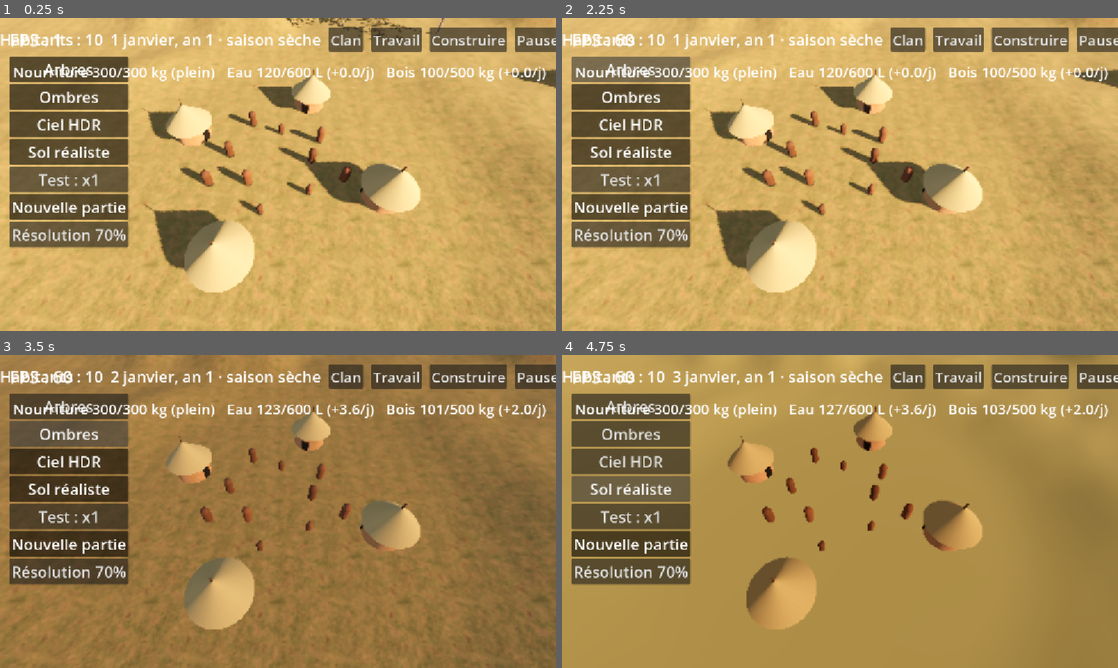
Above: before the commit, frames 1-4 (two rows, left to right).
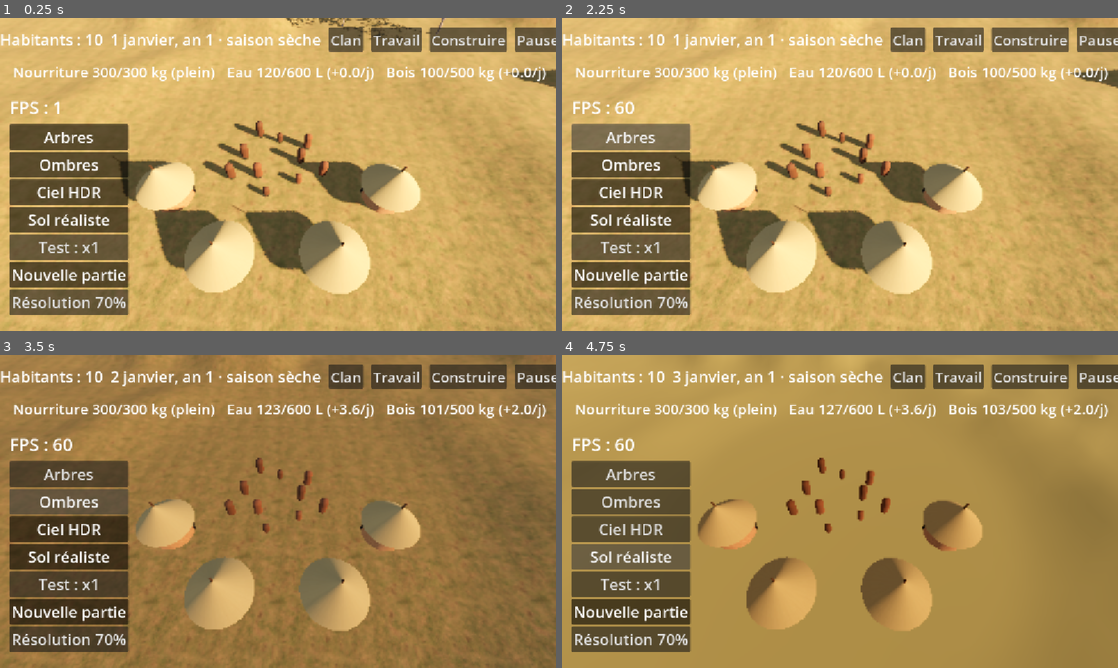
Above: after the commit, the same moments.

Repository: barroapk/faso-kanou
Game: Godot game, scene res://scenes/main.tscn
Same seed, same stepped clock (60 frames per second), same inputs: the game is played once before the commit and once after it. A sky picture missing from this copy of the repository is replaced by a grey-blue gradient.
Inputs:
- Up to frame 1 (0.25 s): no input
- Up to frame 2 (2.25 s): click "Nouvelle partie" at 0.5 s; click "Nouvelle partie" at 1.25 s; click "Arbres" at 2 s
- Up to frame 3 (3.5 s): click "Ombres" at 2.75 s
- Up to frame 4 (4.75 s): click "Ciel HDR" at 3.5 s; click "Sol réaliste" at 4.25 s

The runs differ from the first frame. In frame 1, 22% of the frame differs, in the area x 1-67%, y 5-95%; in frame 2, 23%; in frame 3, 18%; in frame 4, 18%.

Commit message:
Les bâtiments visibles suivent le moteur, chantiers qui montent du sol

Diff:
--- a/scripts/main.gd
+++ b/scripts/main.gd
@@ -22,7 +22,7 @@
     materiau_simple.albedo_color = Color(0.55, 0.5, 0.3)
     _creer_camera()
     var habitants_visibles = preload("res://scripts/monde/habitants_visibles.gd").new(); habitants_visibles.terrain = terrain; add_child(habitants_visibles)
-    _creer_cases(4)
+    var batiments_visibles = preload("res://scripts/monde/batiments_visibles.gd").new(); batiments_visibles.terrain = terrain; add_child(batiments_visibles)
     _creer_vegetation()
     _creer_interface()
     add_child(preload("res://scripts/interface/bandeau.gd").new())
@@ -108,11 +108,11 @@
     var couche := CanvasLayer.new()
     add_child(couche)
     etiquette_fps = Label.new()
-    etiquette_fps.position = Vector2(20, 20)
+    etiquette_fps.position = Vector2(20, 160)
     etiquette_fps.add_theme_font_size_override("font_size", 36)
     couche.add_child(etiquette_fps)
     var boutons := VBoxContainer.new()
-    boutons.position = Vector2(20, 80)
+    boutons.position = Vector2(20, 220)
     couche.add_child(boutons)
     _ajouter_bouton(boutons, "Arbres", func(actif): vegetation.visible = actif)
     _ajouter_bouton(boutons, "Ombres", func(actif): soleil.shadow_enabled = actif)
--- /dev/null
+++ b/scripts/monde/batiments_visibles.gd
@@ -0,0 +1,132 @@
+extends Node3D
+
+const ScriptCase = preload("res://scripts/case.gd")
+
+var terrain
+var noeuds := {}
+var chantier: Node3D
+var type_chantier := ""
+
+func _ready() -> void:
+    Civilisation.construction.evenement.connect(_sur_evenement)
+    _synchroniser()
+
+func _sur_evenement(_texte: String) -> void:
+    _synchroniser()
+
+func _position(i: int) -> Vector3:
+    var anneau := i / 8
+    var r := 9.0 + 5.0 * anneau
+    var angle := TAU * float(i % 8) / 8.0 + 0.4 + anneau * 0.39
+    var x := cos(angle) * r
+    var z := sin(angle) * r
+    return Vector3(x, terrain.hauteur(x, z) - 0.1, z)
+
+func _synchroniser() -> void:
+    var cons = Civilisation.construction
+    for i in cons.batiments.size():
+        var b: Dictionary = cons.batiments[i]
+        if not noeuds.has(i):
+            noeuds[i] = _creer(b["type"], i)
+        var n: Node3D = noeuds[i]
+        var taille := 1.0 + 0.15 * (int(b["niveau"]) - 1)
+        var hauteur := taille if int(b["etat"]) > 0 else 0.35
+        n.scale = Vector3(taille, hauteur, taille)
+    if chantier:
+        chantier.queue_free()
+        chantier = null
+
+func _creer(type: String, i: int) -> Node3D:
+    var n: Node3D
+    match type:
+        "hutte":
+            n = ScriptCase.new()
+        "grenier":
+            n = _grenier()
+        "jarres":
+            n = _jarres()
+        _:
+            n = _abri()
+    add_child(n)
+    n.position = _position(i)
+    n.rotation.y = atan2(-n.position.x, -n.position.z)
+    return n
+
+func _process(_delta: float) -> void:
+    var cons = Civilisation.construction
+    if cons.chantiers.is_empty() or int(cons.chantiers[0]["index"]) >= 0:
+        if chantier:
+            chantier.queue_free()
+            chantier = null
+        return
+    var c: Dictionary = cons.chantiers[0]
+    if chantier == null or type_chantier != c["type"]:
+        if chantier:
+            chantier.queue_free()
+        chantier = _creer(c["type"], cons.batiments.size())
+        type_chantier = c["type"]
+    var total := float(cons.definitions[c["type"]]["niveaux"][int(c["niveau"]) - 1]["travail"])
+    var progres := clampf(1.0 - float(c["reste"]) / total, 0.05, 1.0)
+    chantier.scale = Vector3(1.0, progres, 1.0)
+
+func _mesh(forme: Mesh, couleur: Color, pos: Vector3) -> MeshInstance3D:
+    var m := MeshInstance3D.new()
+    m.mesh = forme
+    var mat := StandardMaterial3D.new()
+    mat.albedo_color = couleur
+    mat.roughness = 1.0
+    m.material_override = mat
+    m.position = pos
+    return m
+
+func _grenier() -> Node3D:
+    var n := Node3D.new()
+    var bois := Color(0.35, 0.24, 0.14)
+    for p in [Vector3(-0.6, 0.4, -0.6), Vector3(0.6, 0.4, -0.6), Vector3(-0.6, 0.4, 0.6), Vector3(0.6, 0.4, 0.6)]:
+        var pied := CylinderMesh.new()
+        pied.top_radius = 0.08
+        pied.bottom_radius = 0.08
+        pied.height = 0.8
+        n.add_child(_mesh(pied, bois, p))
+    var corps := CylinderMesh.new()
+    corps.top_radius = 0.9
+    corps.bottom_radius = 1.0
+    corps.height = 1.4
+    n.add_child(_mesh(corps, Color(0.6, 0.42, 0.26), Vector3(0, 1.5, 0)))
+    var toit := CylinderMesh.new()
+    toit.top_radius = 0.0
+    toit.bottom_radius = 1.3
+    toit.height = 1.2
+    n.add_child(_mesh(toit, Color(0.72, 0.62, 0.4), Vector3(0, 2.8, 0)))
+    return n
+
+func _jarres() -> Node3D:
+    var n := Node3D.new()
+    for p in [Vector3(-0.45, 0.35, 0), Vector3(0.45, 0.35, 0), Vector3(0, 0.35, 0.5)]:
+        var boule := SphereMesh.new()
+        boule.radius = 0.35
+        boule.height = 0.7
+        n.add_child(_mesh(boule, Color(0.55, 0.3, 0.18), p))
+    return n
+
+func _abri() -> Node3D:
+    var n := Node3D.new()
+    var bois := Color(0.35, 0.24, 0.14)
+    for p in [Vector3(-1.1, 0.8, -0.7), Vector3(1.1, 0.8, -0.7), Vector3(-1.1, 0.8, 0.7), Vector3(1.1, 0.8, 0.7)]:
+        var poteau := CylinderMesh.new()
+        poteau.top_radius = 0.07
+        poteau.bottom_radius = 0.07
+        poteau.height = 1.6
+        n.add_child(_mesh(poteau, bois, p))
+    var toit := BoxMesh.new()
+    toit.size = Vector3(2.6, 0.15, 1.8)
+    n.add_child(_mesh(toit, Color(0.72, 0.62, 0.4), Vector3(0, 1.65, 0)))
+    for k in 5:
+        var buche := CylinderMesh.new()
+        buche.top_radius = 0.12
+        buche.bottom_radius = 0.12
+        buche.height = 1.9
+        var m := _mesh(buche, Color(0.45, 0.3, 0.17), Vector3(0, 0.12 + 0.22 * (k % 3), -0.3 + 0.25 * k))
+        m.rotation_degrees = Vector3(0, 0, 90)
+        n.add_child(m)
+    return n
--- a/scripts/monde/habitants_visibles.gd
+++ b/scripts/monde/habitants_visibles.gd
@@ -45,7 +45,7 @@
     return m
 
 func _placer(m: MeshInstance3D, i: int) -> void:
-    var r := 3.0 + 0.35 * i
+    var r := 2.0 + 0.25 * i
     var angle := i * 2.4
     var x := cos(angle) * r
     var z := sin(angle) * r
Not shown, added: scripts/core/construction.gd.uid
Not shown, added: scripts/interface/panneau_construction.gd.uid
Not shown, added: scripts/interface/panneau_travail.gd.uid
